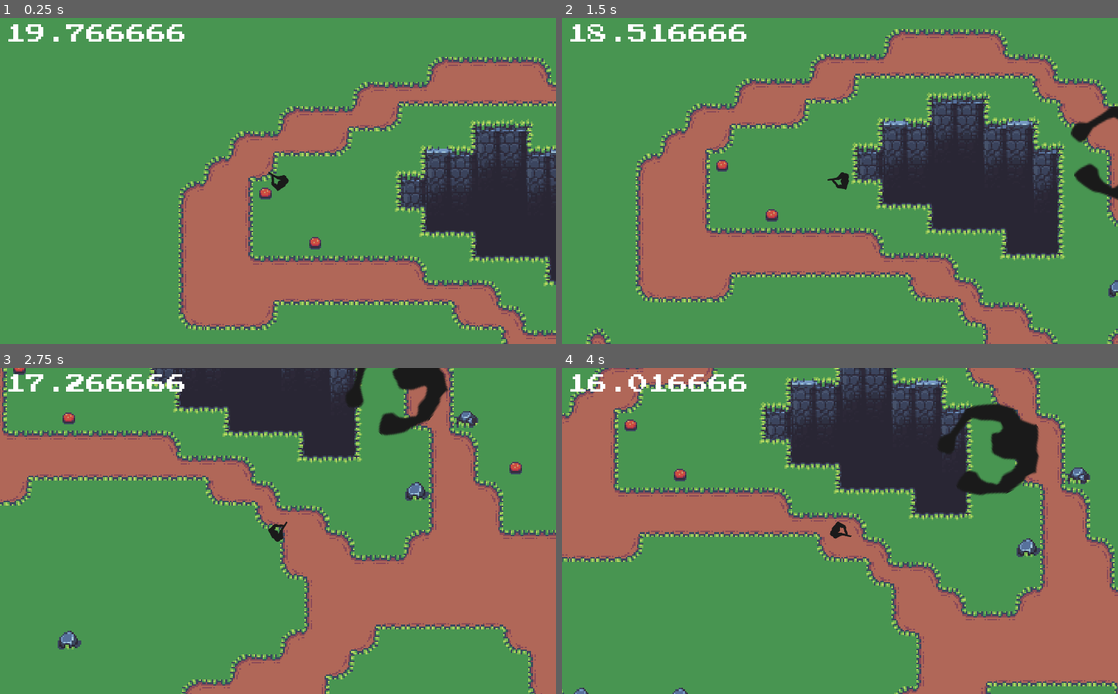
Above: before the commit, frames 1-4 (two rows, left to right).
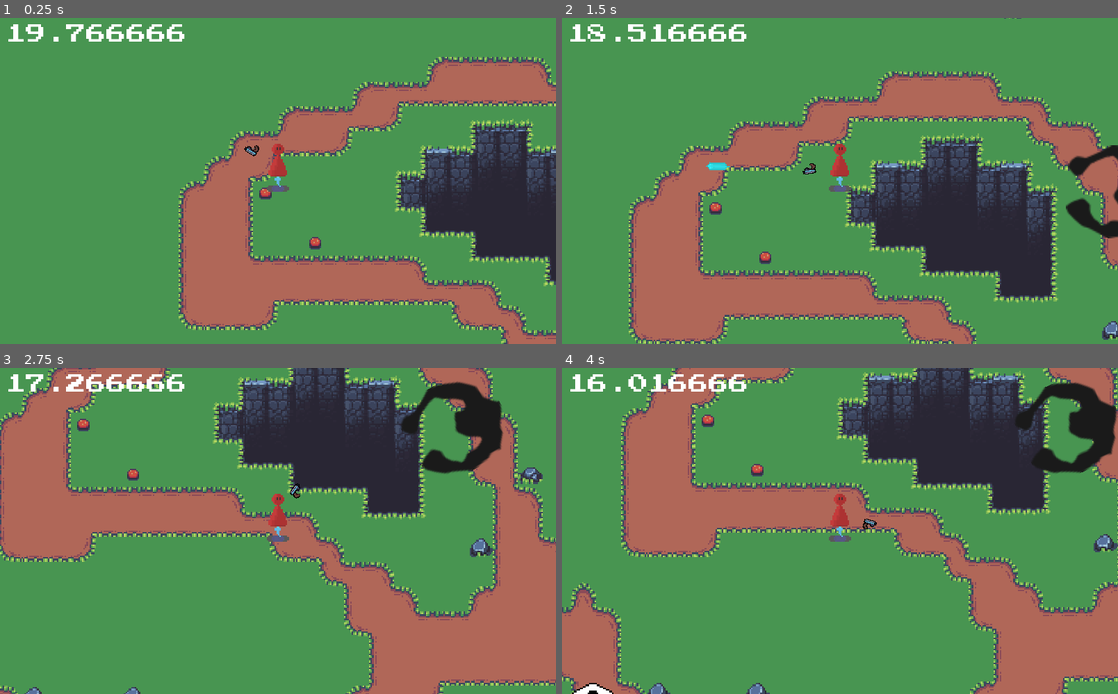
Above: after the commit, the same moments.

Repository: whoisEllie/GMTKJam_2022
Game: Godot game, scene res://Levels/GrassTopDownScene.tscn
Two runs of this game, one before a commit and one after it. Both use one fixed random seed, a clock stepped at 60 frames per second and the inputs below. This scene is started directly instead of the project's main scene.
Inputs (mouse positions are in pixels of both pictures, inside the frame that each line leads up to):
- Up to frame 1 (0.25 s): no input
- Up to frame 2 (1.5 s): tap Enter (ui_accept) at 0.5, 0.77 s; move the mouse to (828, 40) at 0.52 s; hold D (move_right) 0.53-1.28 s; click (828, 40) at 0.6 s; move the mouse to (728, 197) at 1.27 s; hold S (move_down) from 1.28 s (still down); click (728, 197) at 1.35 s
- Up to frame 3 (2.75 s): tap Enter (ui_accept) at 1.52 s; move the mouse to (333, 459) at 2.02 s; release S (move_down) at 2.03 s; hold D (move_right) from 2.03 s (still down); click (333, 459) at 2.1 s
- Up to frame 4 (4 s): move the mouse to (812, 596) at 2.77 s; release D (move_right) at 2.78 s; hold W (move_up) 2.78-3.53 s; click (812, 596) at 2.85 s; tap Enter (ui_accept) at 3.02, 3.77 s; move the mouse to (1006, 579) at 3.52 s; hold A (move_left) from 3.53 s (still down); click (1006, 579) at 3.6 s

The runs differ from the first frame. In frame 1, 0.4% of the frame differs, in the area x 43-52%, y 38-54%; in frame 2, 51%; in frame 3, 53%, in the area x 0-100%, y 0-100%; in frame 4, 53%.

Commit message:
new bullet + shooting system + character

Diff:
--- a/DiceIt/Levels/vars.gd
+++ b/DiceIt/Levels/vars.gd
@@ -12,3 +12,6 @@
 var movement_speed = 150
 var friction = 0.3
 var acceleration = 0.15
+
+# bullet movement modifiers
+var bullet_speed = 400
--- a/DiceIt/Player/Player.gd
+++ b/DiceIt/Player/Player.gd
@@ -1,7 +1,8 @@
 extends KinematicBody2D
 
 onready var raycast =[$Trace1, $Trace2, $Trace3, $Trace4, $Trace5]
-var ShotgunSound = preload("res://Audio/12-Gauge-Pump-Action-Shotgun-Close-Gunshot-A-www.fesliyanstudios.com.mp3")
+var ShotgunSound = preload("res://Audio/ESM_Designed_Game_Futuristic_Gun_Shot_154_Laser_Gun_Military_Pistol_Shot_Machine_Rifle_Sci_Fi_Mechanism_Alien_Space.wav")
+export (PackedScene) var bullet
 var ShotgunDamage = 10.0
 var velocity = Vector2()
 
@@ -33,6 +34,8 @@
 
 
 func _physics_process(delta):
+
+	# movement
 	var direction = get_input()
 	if direction.length() > 0:
 		velocity = lerp(velocity, direction.normalized() * vars.movement_speed, vars.acceleration)
@@ -40,24 +43,27 @@
 		velocity = lerp(velocity, Vector2.ZERO, vars.friction)
 	velocity = move_and_slide(velocity)
 
+	# weapon rotation
 	var look_vec = get_global_mouse_position() - global_position
-	global_rotation = atan2(look_vec.y, look_vec.x)
+	$GunArc.rotation = atan2(look_vec.y, look_vec.x)
 
+	# updating time
+	$CanvasLayer/Control/RichTextLabel.text = String(timer.time_left)
+
+func kill():
+	# Needs implementation, return to global scene
+	print("dead")
+
+func shoot():
+	var b = bullet.instance()
+	get_parent().add_child(b)
+	var bullet_transform = $GunArc/Sprite/BulletSpawnPoint.global_transform
+	b.transform = Transform2D(bullet_transform.get_rotation() + (10.0 * (PI/180)), bullet_transform.get_origin())
+
+func _input(event):
 	# shooting
 	if Input.is_action_just_pressed("shoot"):
 		if $AudioStreamPlayer2D.is_playing():
 			$AudioStreamPlayer2D.stop()
 		$AudioStreamPlayer2D.play()
-		for ray in raycast:
-			var hit_collider = ray.get_collider()
-			if ray.is_colliding() and hit_collider.has_method("take_damage"):
-				hit_collider.take_damage(ShotgunDamage)
-
-	# updating time
-	$CanvasLayer/Control/RichTextLabel.text = String(timer.time_left)
-
-	# coin picku
-
-func kill():
-	# Needs implementation, return to global scene
-	print("dead")
+		shoot()
--- a/DiceIt/Player/Player.tscn
+++ b/DiceIt/Player/Player.tscn
@@ -1,52 +1,67 @@
-[gd_scene load_steps=5 format=2]
+[gd_scene load_steps=17 format=2]
 
 [ext_resource path="res://Player/Player.gd" type="Script" id=1]
-[ext_resource path="res://soldier.png" type="Texture" id=2]
+[ext_resource path="res://Assets/TopDownCharSpriteSheet.png" type="Texture" id=2]
 [ext_resource path="res://UI/Level_UI.tscn" type="PackedScene" id=3]
+[ext_resource path="res://Assets/Pistol.png" type="Texture" id=4]
+[ext_resource path="res://Scenes/Bullet.tscn" type="PackedScene" id=5]
 
 [sub_resource type="CircleShape2D" id=1]
-radius = 12.0
+
+[sub_resource type="AtlasTexture" id=4]
+atlas = ExtResource( 2 )
+region = Rect2( 32, 0, 32, 32 )
+
+[sub_resource type="AtlasTexture" id=5]
+atlas = ExtResource( 2 )
+region = Rect2( 64, 0, 32, 32 )
+
+[sub_resource type="AtlasTexture" id=3]
+atlas = ExtResource( 2 )
+region = Rect2( 0, 0, 32, 32 )
+
+[sub_resource type="AtlasTexture" id=6]
+atlas = ExtResource( 2 )
+region = Rect2( 96, 0, 32, 32 )
+
+[sub_resource type="AtlasTexture" id=7]
+atlas = ExtResource( 2 )
+region = Rect2( 128, 0, 32, 32 )
+
+[sub_resource type="AtlasTexture" id=8]
+atlas = ExtResource( 2 )
+region = Rect2( 160, 0, 32, 32 )
+
+[sub_resource type="AtlasTexture" id=9]
+atlas = ExtResource( 2 )
+region = Rect2( 192, 0, 32, 32 )
+
+[sub_resource type="AtlasTexture" id=10]
+atlas = ExtResource( 2 )
+region = Rect2( 224, 0, 32, 32 )
+
+[sub_resource type="SpriteFrames" id=11]
+animations = [ {
+"frames": [ SubResource( 4 ), SubResource( 5 ), SubResource( 3 ), SubResource( 6 ), SubResource( 7 ), SubResource( 8 ), SubResource( 9 ), SubResource( 10 ) ],
+"loop": true,
+"name": "Idle",
+"speed": 5.0
+} ]
+
+[sub_resource type="CircleShape2D" id=2]
+radius = 21.0
 
 [node name="Player" type="KinematicBody2D"]
 collision_layer = 6
 collision_mask = 4
 script = ExtResource( 1 )
-
-[node name="Sprite" type="Sprite" parent="."]
-position = Vector2( 1, 0 )
-scale = Vector2( 0.219895, 0.219895 )
-texture = ExtResource( 2 )
+bullet = ExtResource( 5 )
 
 [node name="Camera2D" type="Camera2D" parent="."]
 current = true
 zoom = Vector2( 0.35, 0.35 )
 
 [node name="AudioStreamPlayer2D" type="AudioStreamPlayer2D" parent="."]
-
-[node name="Trace1" type="RayCast2D" parent="."]
-enabled = true
-cast_to = Vector2( 2000, -100 )
-collision_mask = 2
-
-[node name="Trace2" type="RayCast2D" parent="."]
-enabled = true
-cast_to = Vector2( 2000, -50 )
-collision_mask = 2
-
-[node name="Trace3" type="RayCast2D" parent="."]
-enabled = true
-cast_to = Vector2( 2000, 0 )
-collision_mask = 2
-
-[node name="Trace4" type="RayCast2D" parent="."]
-enabled = true
-cast_to = Vector2( 2000, 50 )
-collision_mask = 2
-
-[node name="Trace5" type="RayCast2D" parent="."]
-enabled = true
-cast_to = Vector2( 2000, 100 )
-collision_mask = 2
 
 [node name="CanvasLayer" type="CanvasLayer" parent="."]
 
@@ -56,3 +71,21 @@
 
 [node name="CollisionShape2D" type="CollisionShape2D" parent="."]
 shape = SubResource( 1 )
+
+[node name="Sprite" type="AnimatedSprite" parent="CollisionShape2D"]
+position = Vector2( 0, -9 )
+frames = SubResource( 11 )
+animation = "Idle"
+
+[node name="GunArc" type="CollisionShape2D" parent="."]
+position = Vector2( 0, -10 )
+shape = SubResource( 2 )
+
+[node name="Sprite" type="Sprite" parent="GunArc"]
+position = Vector2( 20, 1 )
+scale = Vector2( 0.53, 0.53 )
+texture = ExtResource( 4 )
+
+[node name="BulletSpawnPoint" type="Position2D" parent="GunArc/Sprite"]
+position = Vector2( 18.8679, -3.77358 )
+scale = Vector2( 2, 2 )
--- /dev/null
+++ b/DiceIt/Scenes/Bullet.gd
@@ -0,0 +1,4 @@
+extends Area2D
+
+func _physics_process(delta):
+	position += transform.x * vars.bullet_speed * delta
--- /dev/null
+++ b/DiceIt/Scenes/Bullet.tscn
@@ -0,0 +1,22 @@
+[gd_scene load_steps=4 format=2]
+
+[ext_resource path="res://Assets/Bullet.png" type="Texture" id=1]
+[ext_resource path="res://Scenes/Bullet.gd" type="Script" id=2]
+
+[sub_resource type="CapsuleShape2D" id=1]
+radius = 3.0
+height = 12.0
+
+[node name="Node2D" type="Area2D"]
+scale = Vector2( 3, 3 )
+collision_layer = 0
+script = ExtResource( 2 )
+
+[node name="CollisionShape2D" type="CollisionShape2D" parent="."]
+rotation = 1.5708
+shape = SubResource( 1 )
+
+[node name="Sprite" type="Sprite" parent="CollisionShape2D"]
+position = Vector2( 0.5, 0 )
+rotation = -1.57484
+texture = ExtResource( 1 )
--- a/DiceIt/project.godot
+++ b/DiceIt/project.godot
@@ -22,6 +22,12 @@
 
 window/stretch/mode="2d"
 window/stretch/aspect="expand"
+
+[importer_defaults]
+
+texture={
+"flags/filter": false
+}
 
 [input]
 
Binary file added: DiceIt/Assets/Bullet.png
Not shown, added: DiceIt/Assets/Bullet.png.import
Binary file added: DiceIt/Assets/Pistol.png
Not shown, added: DiceIt/Assets/Pistol.png.import
Binary file added: DiceIt/Assets/TopDownCharSpriteSheet.png
Not shown, added: DiceIt/Assets/TopDownCharSpriteSheet.png.import
Not shown, added: DiceIt/Audio/ESM_Designed_Game_Futuristic_Gun_Shot_154_Laser_Gun_Military_Pistol_Shot_Machine_Rifle_Sci_Fi_Mechanism_Alien_Space.wav.import
Not shown, changed: DiceIt/Assets/.DS_Store
Not shown, added: DiceIt/Audio/ESM_Designed_Game_Futuristic_Gun_Shot_154_Laser_Gun_Military_Pistol_Shot_Machine_Rifle_Sci_Fi_Mechanism_Alien_Space.wav
